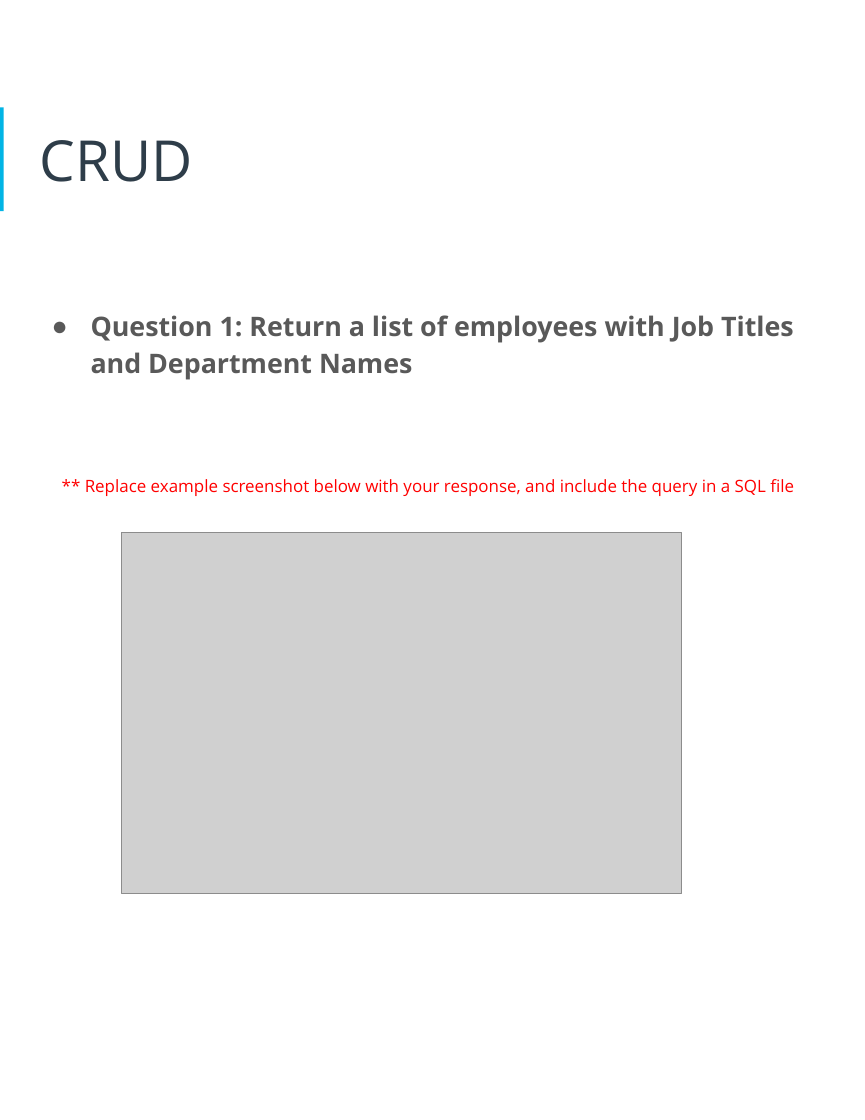
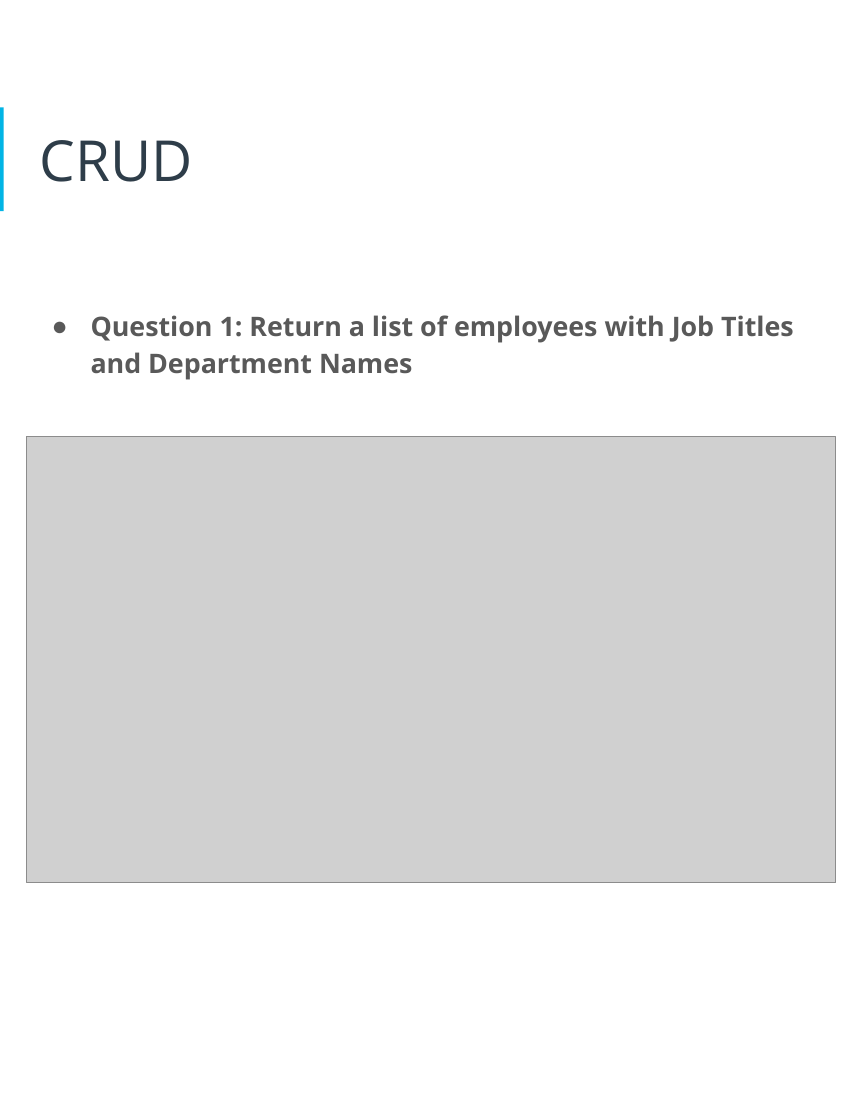
Before and after one commit to jabbala/data-architect-expert, a slide deck: slide 17 of project_1_tech_abc_hr_management/Project_report.pptx. Drawn at 865x1120 pixels with LibreOffice and Linux fonts; fonts in the diff are those of the drawing; grey boxes stand for pictures. Boxes give left, top, right and bottom in pixels: in the first picture for what was removed or moved away, otherwise in the second. Text is boxed around its words. In the diff, an @@ line names an element or a change of style, - is before the commit and + after.

```diff
--- a/project_1_tech_abc_hr_management/Project_report.pptx
+++ b/project_1_tech_abc_hr_management/Project_report.pptx
@@ picture: place and size @@
-picture at box(121, 532, 682, 893)
+picture at box(26, 437, 835, 883)
@@ text at box(85, 479, 794, 496): paragraph removed @@
-** Replace example screenshot below with your response, and include the query in a SQL file
```
Also in this commit, not shown: 14 other slides changed, 5 other files.
